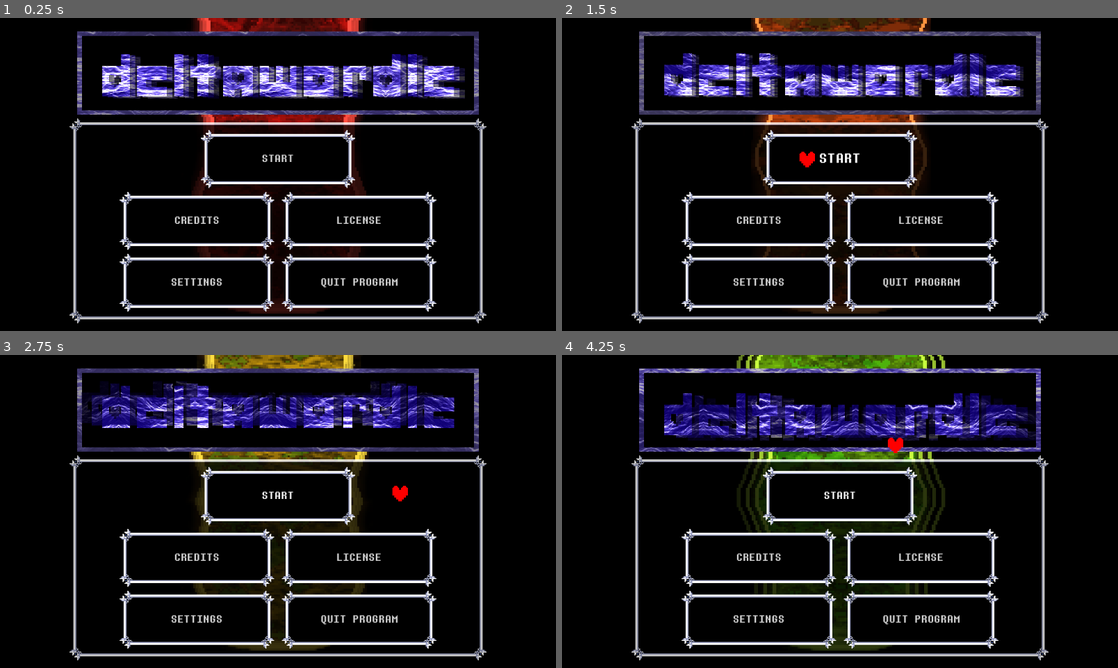
Above: before the commit, frames 1-4 (two rows, left to right).
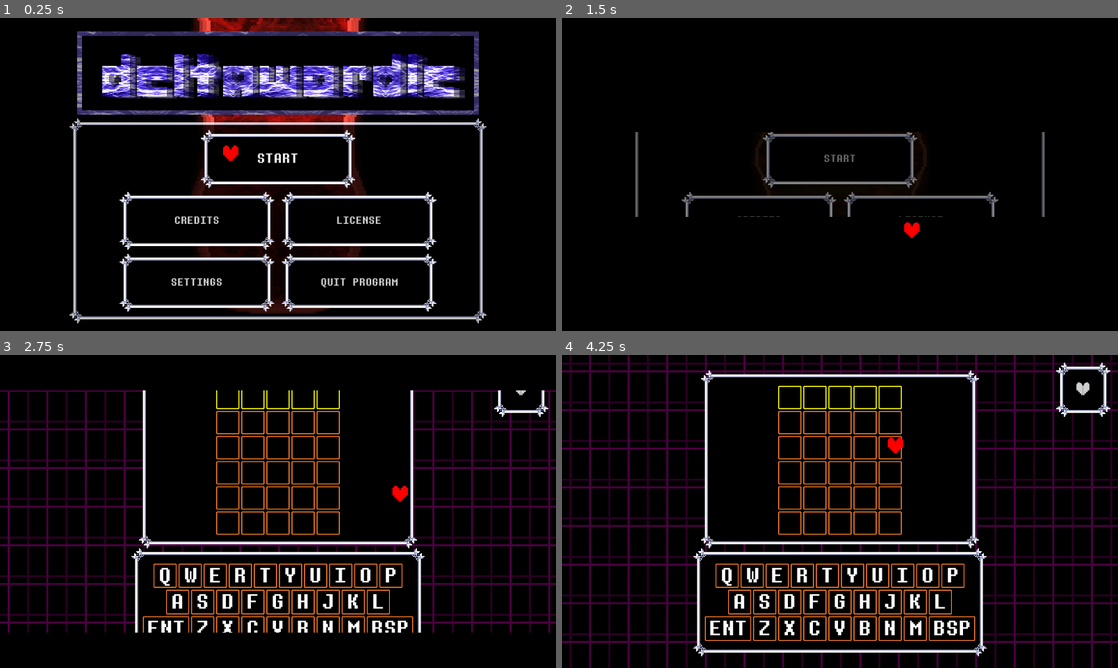
Above: after the commit, the same moments.

Repository: Xander-XRR/deltawordle
Game: Godot game, scene res://Scenes/main.tscn
Two runs of this game, one before a commit and one after it. Both use one fixed random seed, a clock stepped at 60 frames per second and the inputs below. This scene is started directly instead of the project's main scene.
Inputs (mouse positions are in pixels of both pictures, inside the frame that each line leads up to):
- Up to frame 1 (0.25 s): no input
- Up to frame 2 (1.5 s): click "START" at 0.5 s; click "START" at 1.25 s
- Up to frame 3 (2.75 s): tap Enter (ui_accept) at 2, 2.27 s; move the mouse to (400, 495) at 2.02 s; press the mouse at (400, 495) at 2.03 s
- Up to frame 4 (4.25 s): release the mouse at (962, 495) at 2.75 s; drag from (728, 527) to (812, 574) at 2.77 s; move the mouse to (895, 442) at 3.52 s; press the mouse at (895, 442) at 3.53 s

The runs differ from the first frame. In frame 1, 0.3% of the frame differs, in the area x 40-54%, y 40-47%; in frame 2, 20%; in frame 3, 34%; in frame 4, 39%, in the area x 0-100%, y 0-100%.
Error before the commit: Parse Error: Preload file "uid://dgj8dc4clse3s" does not exist. (res://Scripts/game.gd:34)

Commit message:
Updated .gitignore

Diff:
--- a/Assets/Styles/theme.tres
+++ b/Assets/Styles/theme.tres
@@ -1,6 +1,6 @@
 [gd_resource type="Theme" load_steps=27 format=3 uid="uid://beipq3jy5opem"]
 
-[ext_resource type="FontFile" uid="uid://dpblfb7t82dpc" path="res://Assets/Fonts/undertale-deltarune-text-font-extended.otf" id="1_omnoq"]
+[ext_resource type="FontFile" uid="uid://dpblfb7t82dpc" path="res://Assets/Audio/SFX/Fonts/undertale-deltarune-text-font-extended.otf" id="1_omnoq"]
 [ext_resource type="StyleBox" uid="uid://lbbcwh0qiteo" path="res://Assets/Styles/deltarune_box_style.tres" id="2_cplwo"]
 [ext_resource type="Texture2D" uid="uid://diuajfaevcefs" path="res://Assets/Textures/CancelButtonThick.png" id="4_0cvld"]
 [ext_resource type="Texture2D" uid="uid://rd7clulu46s0" path="res://Assets/Textures/CancelButtonThickPressed.png" id="5_fvn23"]
--- a/Scenes/game.tscn
+++ b/Scenes/game.tscn
@@ -261,10 +261,10 @@
 modulate = Color(1, 1, 1, 0)
 z_index = 11
 layout_mode = 0
-offset_left = 75.24839
-offset_top = 41.386616
-offset_right = 715.2484
-offset_bottom = 393.38663
+offset_left = 107.24839
+offset_top = 58.986618
+offset_right = 747.2484
+offset_bottom = 410.98663
 scale = Vector2(0.9, 0.9)
 
 [connection signal="pressed" from="Menu" to="." method="_on_menu_pressed"]
--- a/Scenes/main.tscn
+++ b/Scenes/main.tscn
@@ -1,7 +1,7 @@
-[gd_scene load_steps=19 format=3 uid="uid://b6d0x2ax8xwx3"]
+[gd_scene load_steps=17 format=3 uid="uid://b6d0x2ax8xwx3"]
 
 [ext_resource type="Script" uid="uid://dpev51smmvqvu" path="res://Scripts/main.gd" id="1_bo1nx"]
-[ext_resource type="FontFile" uid="uid://3r7txihx6e0f" path="res://Assets/Fonts/deltarune.ttf" id="1_jjgbg"]
+[ext_resource type="FontFile" uid="uid://3r7txihx6e0f" path="res://Assets/Audio/SFX/Fonts/deltarune.ttf" id="1_jjgbg"]
 [ext_resource type="Script" uid="uid://dppu13r8bqi1i" path="res://Scripts/Classes/hover_button.gd" id="3_8gbba"]
 [ext_resource type="Shader" uid="uid://cjddlxpfdytji" path="res://Assets/Shaders/prophecy.gdshader" id="4_344ge"]
 [ext_resource type="Shader" uid="uid://b76v1dp1bb5lg" path="res://Assets/Shaders/scrolling.gdshader" id="6_6iyac"]
@@ -9,8 +9,6 @@
 [ext_resource type="PackedScene" uid="uid://cicseh5k1fjt1" path="res://Scenes/fountain.tscn" id="11_d1ilt"]
 [ext_resource type="Texture2D" uid="uid://jbleisj27vmy" path="res://Assets/Textures/DepthsBright.png" id="11_wsu2k"]
 [ext_resource type="Shader" uid="uid://cn1yj7ba73mt" path="res://Assets/Shaders/border.gdshader" id="12_k12tt"]
-[ext_resource type="AudioStream" uid="uid://p8j7papjwu8k" path="res://Assets/Audio/Music/menu.ogg" id="13_fdnlq"]
-[ext_resource type="AudioStream" uid="uid://dhsjlvcphltd" path="res://Assets/Audio/SFX/snd_noise.wav" id="15_wsu2k"]
 
 [sub_resource type="ShaderMaterial" id="ShaderMaterial_wsu2k"]
 shader = ExtResource("4_344ge")
@@ -338,11 +336,9 @@
 color = Color(0, 0, 0, 0)
 
 [node name="MusicPlayer" type="AudioStreamPlayer" parent="."]
-stream = ExtResource("13_fdnlq")
 bus = &"Music"
 
 [node name="SelectSFXPlayer" type="AudioStreamPlayer" parent="."]
-stream = ExtResource("15_wsu2k")
 bus = &"SFX"
 
 [connection signal="pressed" from="ButtonManager/Start" to="." method="_on_start_pressed"]
--- a/Scenes/music_interact.tscn
+++ b/Scenes/music_interact.tscn
@@ -2,7 +2,7 @@
 
 [ext_resource type="Script" uid="uid://b70086pc6wjvq" path="res://Scripts/music_interact.gd" id="1_c1r0o"]
 [ext_resource type="AudioStream" uid="uid://3cvcjj6ee5y2" path="res://Assets/Audio/Music/Church3_remix.ogg" id="2_mim1n"]
-[ext_resource type="FontFile" uid="uid://3r7txihx6e0f" path="res://Assets/Fonts/deltarune.ttf" id="3_x5txg"]
+[ext_resource type="FontFile" uid="uid://3r7txihx6e0f" path="res://Assets/Audio/SFX/Fonts/deltarune.ttf" id="3_x5txg"]
 
 [node name="MusicInteract" type="CanvasLayer"]
 layer = 5
--- a/Scenes/settings.tscn
+++ b/Scenes/settings.tscn
@@ -1,9 +1,8 @@
-[gd_scene load_steps=7 format=3 uid="uid://ccry6m48yu1vj"]
+[gd_scene load_steps=6 format=3 uid="uid://ccry6m48yu1vj"]
 
 [ext_resource type="Script" uid="uid://c5d34ccje77ys" path="res://Scripts/settings.gd" id="1_lhmql"]
 [ext_resource type="Script" uid="uid://vr5mkkhvfged" path="res://Scripts/volume.gd" id="2_6kysc"]
-[ext_resource type="AudioStream" uid="uid://88bav1inm3pg" path="res://Assets/Audio/SFX/snd_menumove.wav" id="2_i44u3"]
-[ext_resource type="AudioStream" uid="uid://duoexkkgqo7vr" path="res://Assets/Audio/SFX/snd_save.wav" id="4_aaqfp"]
+[ext_resource type="AudioStream" uid="uid://eaghvlqnbw87" path="res://Assets/Audio/SFX/snd_menumove.wav" id="2_i44u3"]
 [ext_resource type="Script" uid="uid://gg71tmcuo2od" path="res://Scripts/Classes/soul_magnet.gd" id="8_f60ng"]
 [ext_resource type="Texture2D" uid="uid://dc1idrifqyp47" path="res://Assets/Textures/Soul.png" id="9_bismi"]
 
@@ -184,7 +183,7 @@
 bus = &"SFX"
 
 [node name="AudioStreamPlayerSave" type="AudioStreamPlayer" parent="."]
-stream = ExtResource("4_aaqfp")
+stream = ExtResource("2_i44u3")
 bus = &"SFX"
 
 [node name="AltSoul" type="TextureRect" parent="."]
--- a/Scripts/game.gd
+++ b/Scripts/game.gd
@@ -31,13 +31,13 @@
 
 
 var game_music: Dictionary = {
-	FIELDS_OF_HOPES = [preload("uid://dgj8dc4clse3s")],
-	FOREST = [preload("uid://bfssxps3n74pj")],
-	GIANT_QUEEN_APPEARS = [preload("uid://bdkeppp0mdqsf")],
-	MIKE = [preload("uid://dklrct567q5xj")], # Mike, Silk their song.
-	PUMPKIN_BOSS = [preload("uid://c8st4n2ot5ihc")], # YOUR MAMA-MIA IS TAKING TOO TOO
-	ROUXLS_BATTLE = [preload("uid://bjvaa5okjt8g5")], # Bottom.
-	SPAMTON_DANCE = [preload("uid://cw8f3yahldk63")]
+	FIELDS_OF_HOPES = [preload("res://Assets/Audio/Music/field_of_hopes.ogg")],
+	FOREST = [preload("res://Assets/Audio/Music/forest.ogg")],
+	GIANT_QUEEN_APPEARS = [preload("res://Assets/Audio/Music/giant_queen_appears.ogg")],
+	MIKE = [preload("res://Assets/Audio/Music/mike.ogg")], # Mike, Silk their song.
+	PUMPKIN_BOSS = [preload("res://Assets/Audio/Music/pumpkin_boss.ogg")], # YOUR MAMA-MIA IS TAKING TOO TOO
+	ROUXLS_BATTLE = [preload("res://Assets/Audio/Music/rouxls_battle.ogg")], # Bottom.
+	SPAMTON_DANCE = [preload("res://Assets/Audio/Music/spamton_dance.ogg")]
 }
 
 var keyboard_letters: Dictionary = {}
--- a/Scripts/main.gd
+++ b/Scripts/main.gd
@@ -15,22 +15,22 @@
 
 # Menu Music [file path, starting point, volume (DB)]
 var menu_music: Dictionary = {
-	ALT_CHURCH_LOBBY = [preload("uid://cs60e63rlya3j")],
-	ANNOYING_PROPHECY = [preload("uid://c1lvmqshi2rpj")],
-	AUDIO_ANOTHERHIM = [preload("uid://b6cavfejrhojr")],
-	AUDIO_STORY = [preload("uid://byi7m8udftbef")],
-	CH_4_CREDITS = [preload("uid://cynapqn2nlogk"), 15.15, 2],
-	CHURCH_ZONE_3 = [preload("uid://dkd0sddl1rdkx"), 25.4, 6],
-	DOGCHECK = [preload("uid://jc7fg0aws3ip")],
-	KRIS_PIANO_WAITINGROOM = [preload("uid://b40lulffh516v")],
-	MENU = [preload("uid://p8j7papjwu8k")],
-	NOELLE = [preload("uid://bldo0nm3rb01e")],
-	QUIET_AUTUMN = [preload("uid://0x3qoj0ikqty")],
-	QUIET_CHURCH = [preload("uid://ihwyxro3qhtp")],
-	SECOND_CHURCH = [preload("uid://iy303eny0xwk"),  25.4, 6],
-	SHOP_1 = [preload("uid://csh7dbuppdd6c")],
-	THE_HOLY = [preload("uid://7wotfb3vu4ft")],
-	TOWN = [preload("uid://by77462xa8onh")]
+	ALT_CHURCH_LOBBY = [preload("res://Assets/Audio/Music/alt_church_lobby.ogg")],
+	ANNOYING_PROPHECY = [preload("res://Assets/Audio/Music/annoying_prophecy.ogg")],
+	AUDIO_ANOTHERHIM = [preload("res://Assets/Audio/Music/AUDIO_ANOTHERHIM.ogg")],
+	AUDIO_STORY = [preload("res://Assets/Audio/Music/AUDIO_STORY.ogg")],
+	CH_4_CREDITS = [preload("res://Assets/Audio/Music/ch4_credits.ogg"), 15.15, 2],
+	CHURCH_ZONE_3 = [preload("res://Assets/Audio/Music/church_zone3.ogg"), 25.4, 6],
+	DOGCHECK = [preload("res://Assets/Audio/Music/dogcheck.ogg")],
+	KRIS_PIANO_WAITINGROOM = [preload("res://Assets/Audio/Music/kris_piano_waitingroom.ogg")],
+	MENU = [preload("res://Assets/Audio/Music/menu.ogg")],
+	NOELLE = [preload("res://Assets/Audio/Music/noelle.ogg")],
+	QUIET_AUTUMN = [preload("res://Assets/Audio/Music/quiet_autumn.ogg")],
+	QUIET_CHURCH = [preload("res://Assets/Audio/Music/quiet_church.ogg")],
+	SECOND_CHURCH = [preload("res://Assets/Audio/Music/second_church.ogg"),  25.4, 6],
+	SHOP_1 = [preload("res://Assets/Audio/Music/shop1.ogg")],
+	THE_HOLY = [preload("res://Assets/Audio/Music/THE_HOLY.ogg")],
+	TOWN = [preload("res://Assets/Audio/Music/town.ogg")]
 }
 
 
Not shown, added: Assets/Audio/Music/AUDIO_ANOTHERHIM.ogg.import
Not shown, added: Assets/Audio/Music/AUDIO_STORY.ogg.import
Not shown, added: Assets/Audio/Music/Church3_remix.ogg.import
Not shown, added: Assets/Audio/Music/THE_HOLY.ogg.import
Not shown, added: Assets/Audio/Music/alt_church_lobby.ogg.import
Not shown, added: Assets/Audio/Music/annoying_prophecy.ogg.import
Not shown, added: Assets/Audio/Music/ch4_credits.ogg.import
Not shown, added: Assets/Audio/Music/church_zone3.ogg.import
Not shown, added: Assets/Audio/Music/dogcheck.ogg.import
Not shown, added: Assets/Audio/Music/field_of_hopes.ogg.import
Not shown, added: Assets/Audio/Music/forest.ogg.import
Not shown, added: Assets/Audio/Music/giant_queen_appears.ogg.import
(and 40 more such lines)
